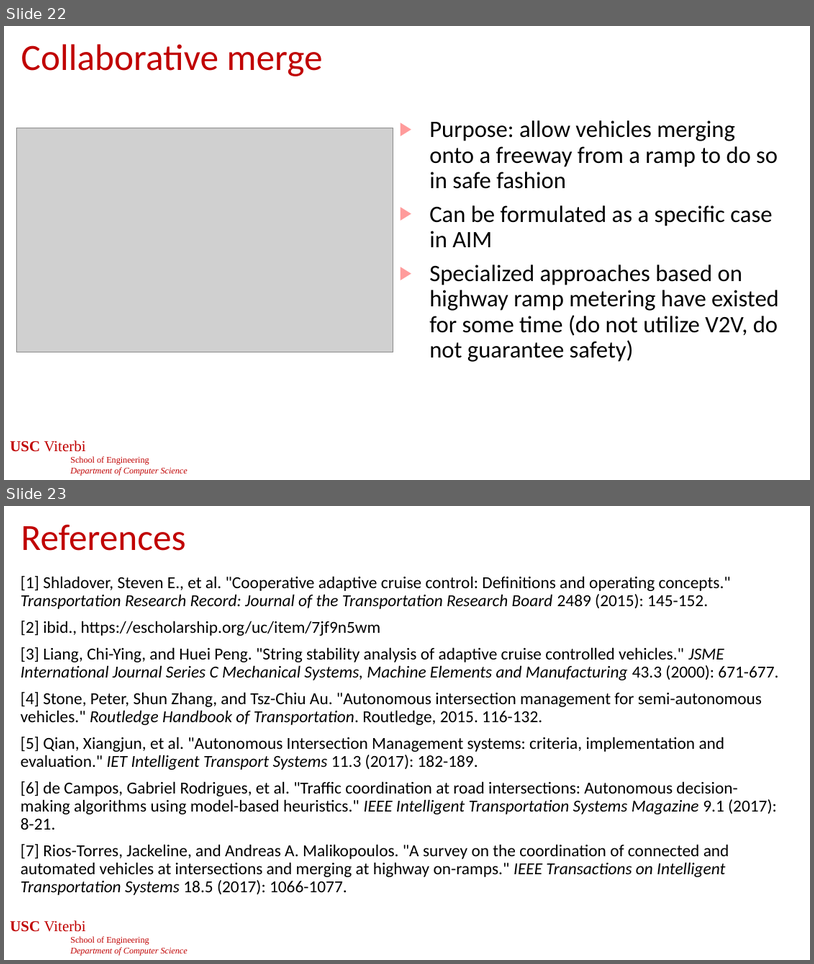
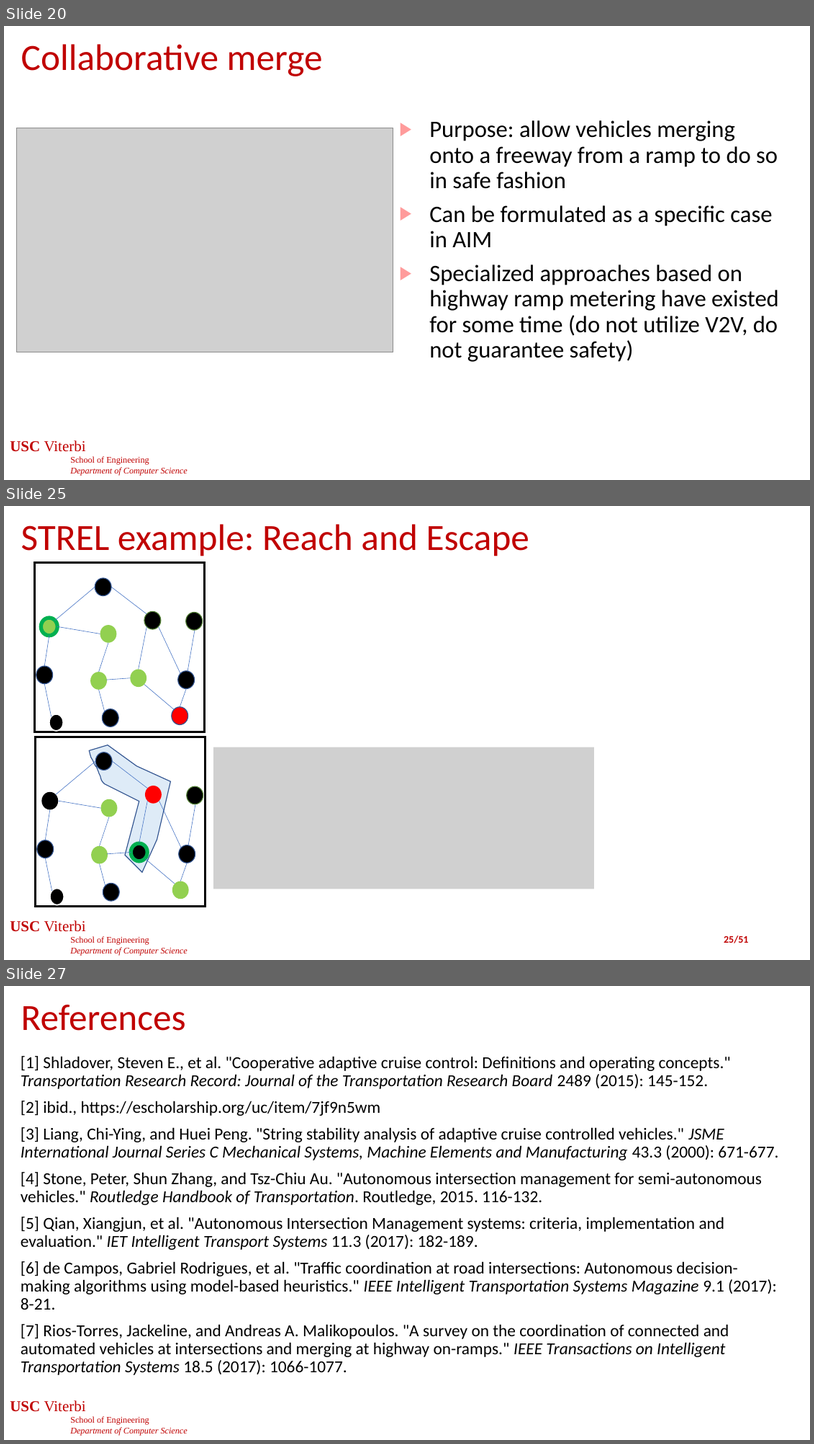
Before and after one commit to jdeshmukh/jdeshmukh.github.io, a slide deck: teaching/cs513-autocps-fall-2025/slides/MultiAgent.pptx. Shown one above the other, each under a label of ours: slides 22 and 23 before the commit, slides 20, 25 and 27 after it; the slides between them are not shown. The pictures are 814x964 and 814x1444 pixels, drawn with LibreOffice and Linux fonts; fonts in the diff are those of the drawing; grey boxes stand for pictures; background and template pictures are left out. Boxes give left, top, right and bottom in pixels: in the first picture for what was removed or moved away, otherwise in the second. Text is boxed around its words. In the diff, an @@ line names an element or a change of style, - is before the commit and + after.

```diff
--- a/teaching/cs513-autocps-fall-2025/slides/MultiAgent.pptx
+++ b/teaching/cs513-autocps-fall-2025/slides/MultiAgent.pptx
@@ slide 25 added at (4,506,810,960), background #FFFFFF; not listed: 1 template element that a slide beside it also shows @@
@@ title added at (21,524,530,556), 44 pt, text #C00000 @@
+STREL example: Reach and Escape
@@ group added at (35,563,205,732): 13 lines, 12 ellipses, 1 rectangle @@
@@ freeform shape added at (89,745,171,872), fill #DEEBF7, outline #325491 1 pt @@
@@ picture added at (214,746,595,888) @@
@@ group added at (36,736,206,906): 13 lines, 12 ellipses, 1 rectangle @@
@@ page number added at (724,935,748,943), 12 pt, text #C00000, bold @@
+25/51
@@ what was slide 22 is now slide 20 @@
@@ what was slide 23 is now slide 27 @@
```
Also in this commit, not shown: 3 slides changed, 5 other slides added, 2 slides removed, 1 other file.
